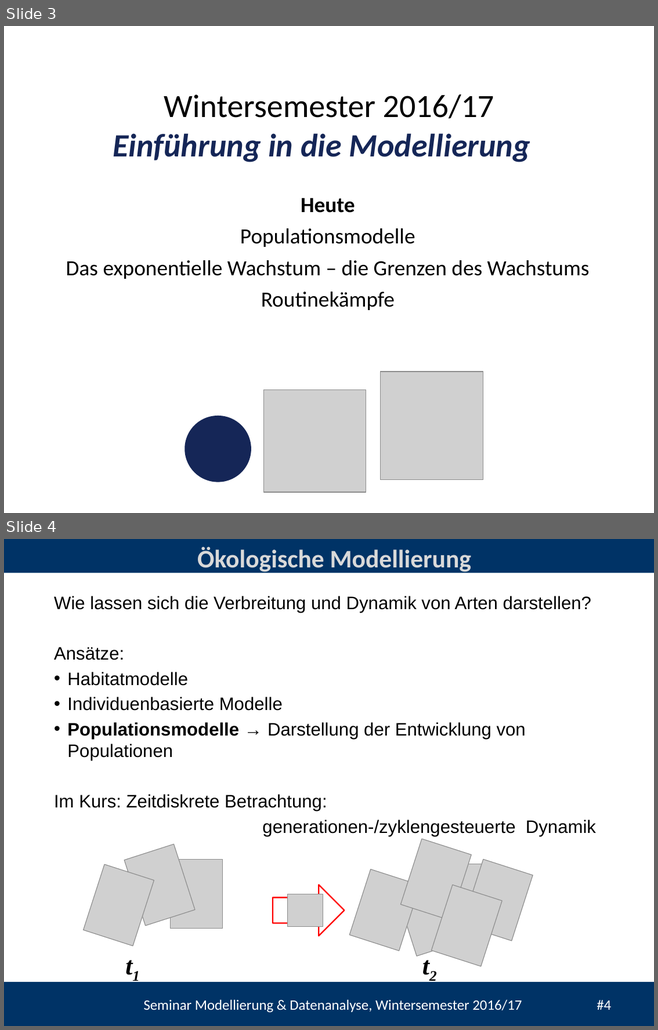
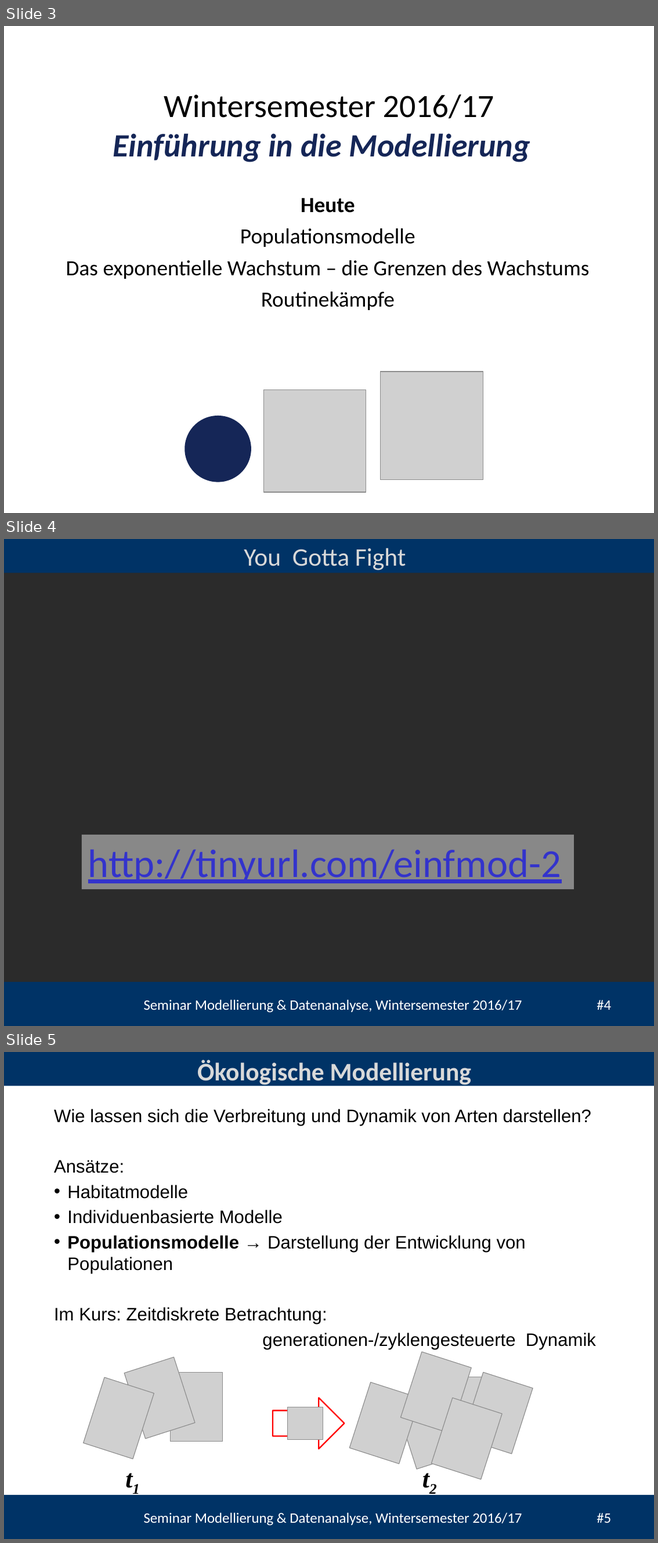
Before and after one commit to heistermann/Einf_Modellierung, a slide deck: Termin_2/Termin_2_Populationsmodelle.pptx. Shown one above the other, each under a label of ours: slides 3 and 4 before the commit, slides 3, 4 and 5 after it. The pictures are 658x1030 and 658x1543 pixels, drawn with LibreOffice and Linux fonts; fonts in the diff are those of the drawing; grey boxes stand for pictures; background and template pictures are left out; a plain dark background stands for a picture behind light text. Boxes give left, top, right and bottom in pixels: in the first picture for what was removed or moved away, otherwise in the second. Text is boxed around its words. In the diff, an @@ line names an element or a change of style, - is before the commit and + after.

```diff
--- a/Termin_2/Termin_2_Populationsmodelle.pptx
+++ b/Termin_2/Termin_2_Populationsmodelle.pptx
@@ slide 4 added at bbox=[4, 539, 654, 1026], background picture (left out); not listed: 3 template elements that a slide beside it also shows @@
@@ text added at bbox=[244, 548, 405, 570], 28 pt, text #D9D9D9 @@
+You Gotta Fight
@@ rectangle added at bbox=[81, 835, 573, 889], fill #FFFFFF at 44% opacity, 44 pt, text #3333CC, underline @@
+http://tinyurl.com/einfmod-2
@@ what was slide 4 is now slide 5 @@
@@ text at bbox=[144, 1513, 611, 1526]: text changed @@
-Seminar Modellierung & Datenanalyse, Wintersemester 2016/17 #4
+Seminar Modellierung & Datenanalyse, Wintersemester 2016/17 #5
```
Also in this commit, not shown: 3 slides changed, 1 other file.
